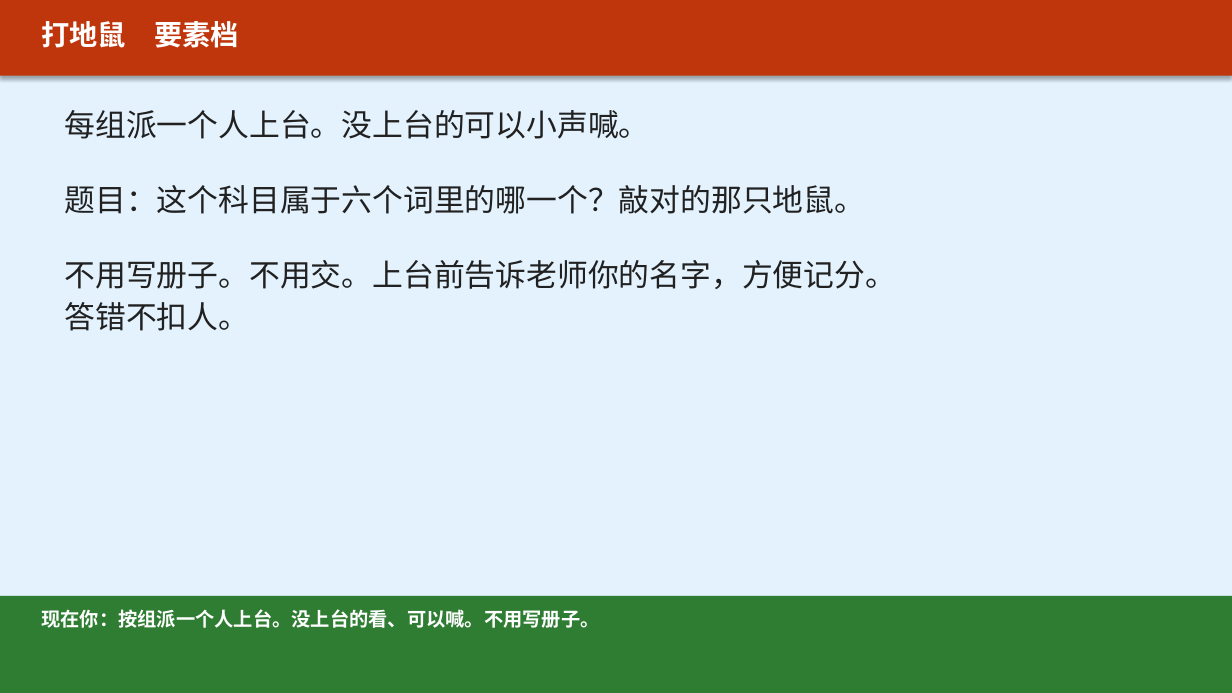
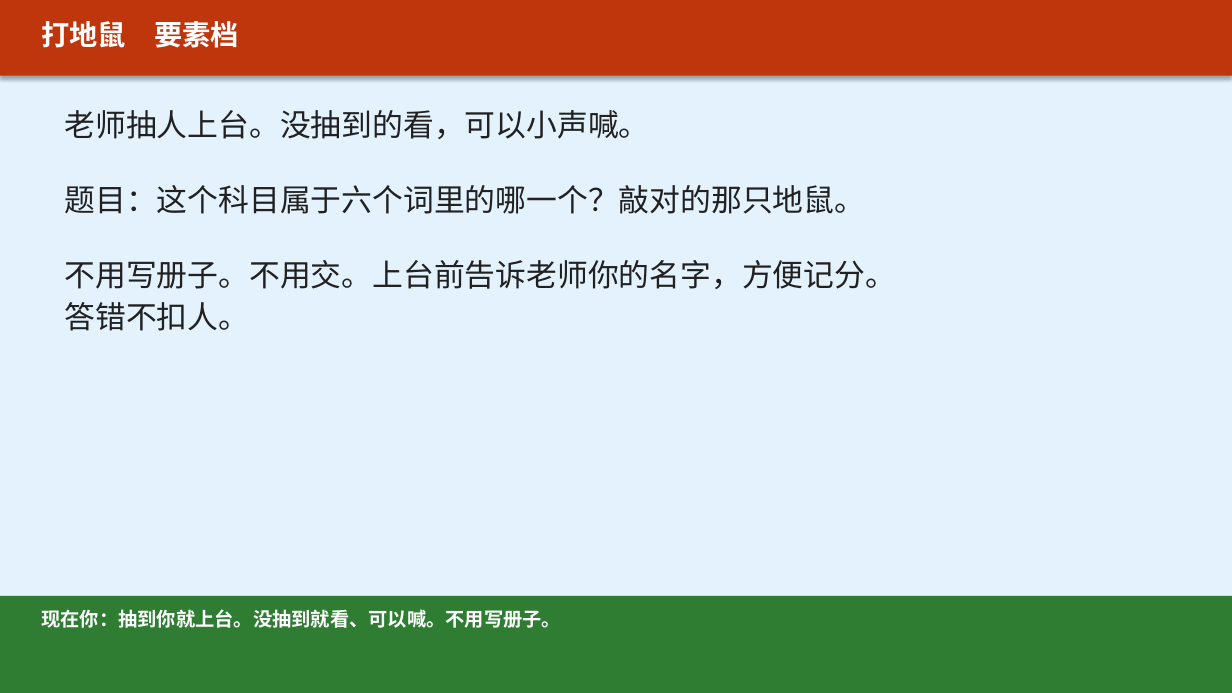
Before and after one commit to xuehui003-1/jichukuaiji, a slide deck: slide 62 of 01_项目一_认识会计工作与企业经济业务/01-00_项目一_上课投影_v1.1_20260821.pptx. Drawn at 1232x693 pixels with LibreOffice and Linux fonts; fonts in the diff are those of the drawing. Boxes give left, top, right and bottom in pixels: in the first picture for what was removed or moved away, otherwise in the second. Text is boxed around its words. In the diff, an @@ line names an element or a change of style, - is before the commit and + after.

Commit message:
分组改成默认不分：项目四起同桌互审，六个岗位组不再当常设编制
成本仓管报表在填凭证课上没有对应的活，硬分是花架子。打地鼠改为抽人上台。

```diff
--- a/01_项目一_认识会计工作与企业经济业务/01-00_项目一_上课投影_v1.1_20260821.pptx
+++ b/01_项目一_认识会计工作与企业经济业务/01-00_项目一_上课投影_v1.1_20260821.pptx
@@ text at bbox=[64, 110, 649, 139]: text changed @@
-每组派一个人上台。没上台的可以小声喊。
+老师抽人上台。没抽到的看，可以小声喊。
@@ text at bbox=[41, 609, 561, 628]: text changed @@
-现在你：按组派一个人上台。没上台的看、可以喊。不用写册子。
+现在你：抽到你就上台。没抽到就看、可以喊。不用写册子。
```
Also in this commit, not shown: 4 other files.
